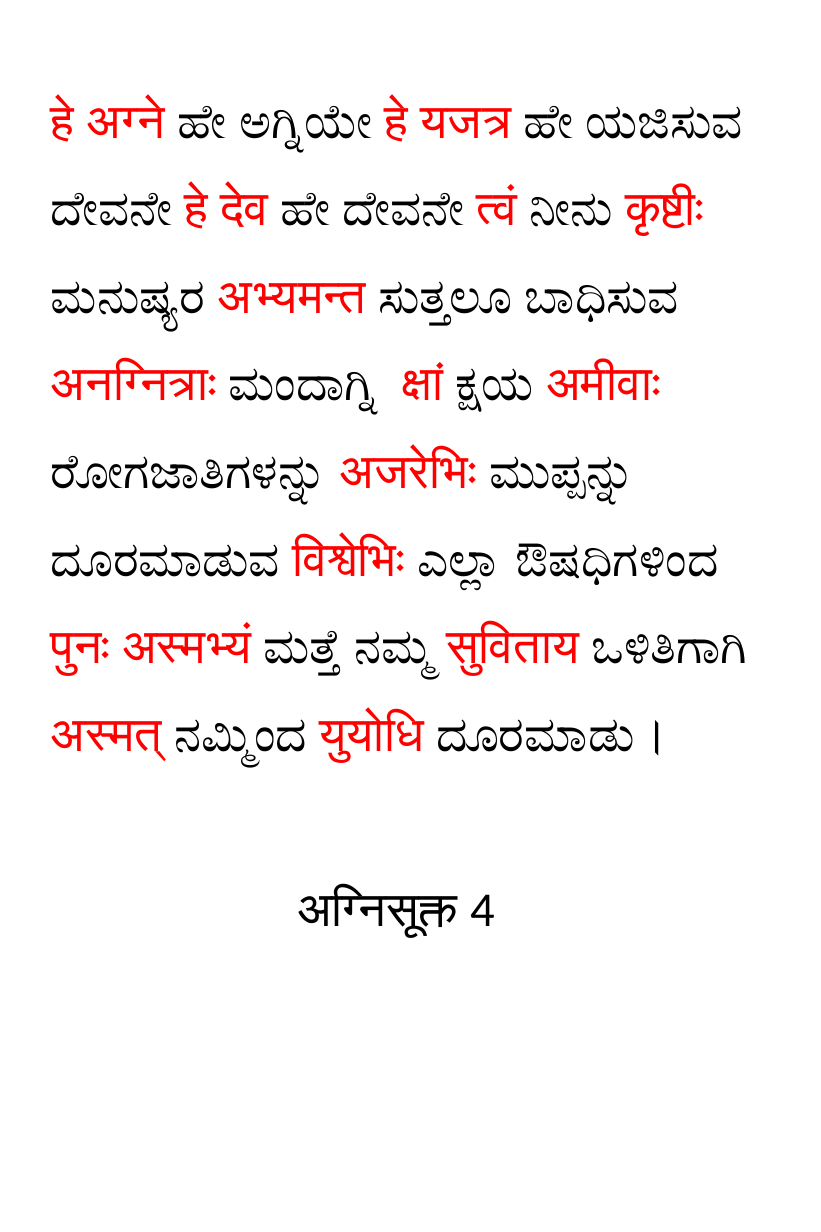
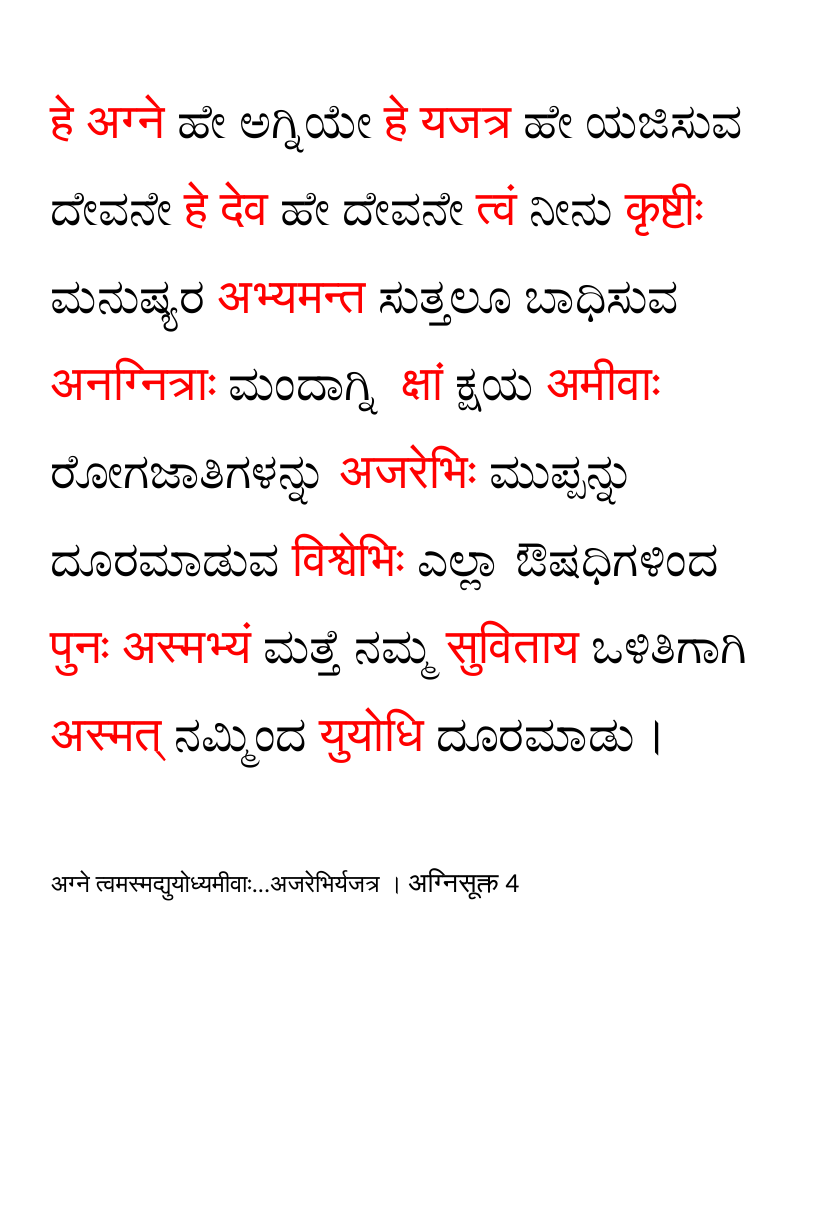
Before and after one commit to GIRISHVBHAGWAT/MY_Documents, a slide deck: slide 4 of Sookta_Artha/agni_sookta.pptx. Drawn at 821x1232 pixels with LibreOffice and Linux fonts; fonts in the diff are those of the drawing. Boxes give left, top, right and bottom in pixels: in the first picture for what was removed or moved away, otherwise in the second. Text is boxed around its words. In the diff, an @@ line names an element or a change of style, - is before the commit and + after.

```diff
--- a/Sookta_Artha/agni_sookta.pptx
+++ b/Sookta_Artha/agni_sookta.pptx
@@ title at [51,99,747,900]: text changed @@
-हे अग्ने ಹೇ ಅಗ್ನಿಯೇ हे यजत्र ಹೇ ಯಜಿಸುವ ದೇವನೇ हे देव ಹೇ ದೇವನೇ त्वं ನೀನು कृष्टीः ಮನುಷ್ಯರ अभ्यमन्त ಸುತ್ತಲೂ ಬಾಧಿಸುವ अनग्नित्राः ಮಂದಾಗ್ನಿ क्षां ಕ್ಷಯ अमीवाः ರೋಗಜಾತಿಗಳನ್ನು अजरेभिः ಮುಪ್ಪನ್ನು ದೂರಮಾಡುವ विश्वेभिः ಎಲ್ಲಾ ಔಷಧಿಗಳಿಂದ पुनः अस्मभ्यं ಮತ್ತೆ ನಮ್ಮ सुविताय ಒಳಿತಿಗಾಗಿ अस्मत् ನಮ್ಮಿಂದ युयोधि ದೂರಮಾಡು।
-अग्निसूक्त 4
+हे अग्ने ಹೇ ಅಗ್ನಿಯೇ हे यजत्र ಹೇ ಯಜಿಸುವ ದೇವನೇ हे देव ಹೇ ದೇವನೇ त्वं ನೀನು कृष्टीः ಮನುಷ್ಯರ अभ्यमन्त ಸುತ್ತಲೂ ಬಾಧಿಸುವ अनग्नित्राः ಮಂದಾಗ್ನಿ क्षां ಕ್ಷಯ अमीवाः ರೋಗಜಾತಿಗಳನ್ನು अजरेभिः ಮುಪ್ಪನ್ನು ದೂರಮಾಡುವ विश्वेभिः ಎಲ್ಲಾ ಔಷಧಿಗಳಿಂದ पुनः अस्मभ्यं ಮತ್ತೆ ನಮ್ಮ सुविताय ಒಳಿತಿಗಾಗಿ अस्मत् ನಮ್ಮಿಂದ युयोधि ದೂರಮಾಡು।
+अग्ने त्वमस्मद्युयोध्यमीवाः...अजरेभिर्यजत्र । अग्निसूक्त 4
```
Also in this commit, not shown: 3 other slides changed, 6 other files.
